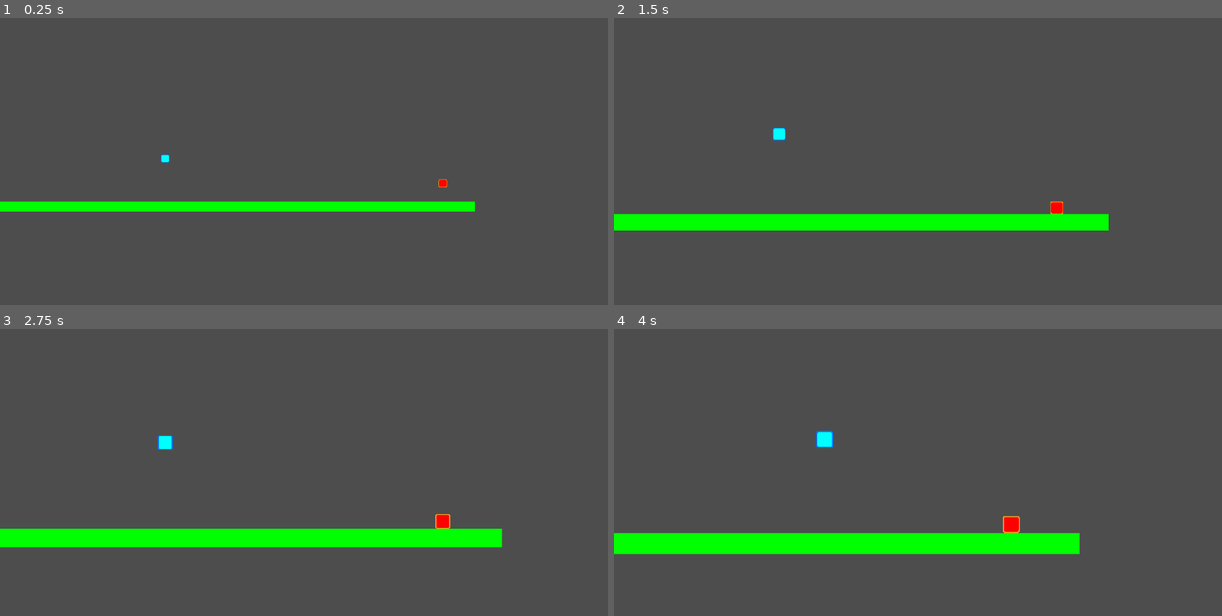
Above: before the commit, frames 1-4 (two rows, left to right).
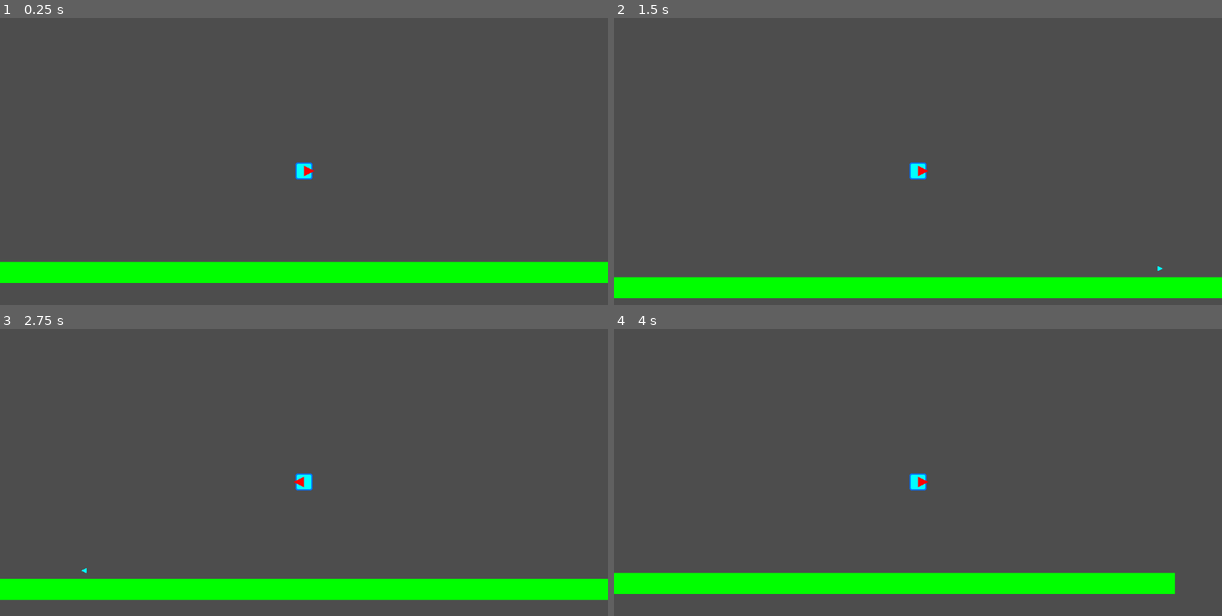
Above: after the commit, the same moments.

Repository: clemetayer/PlatformFighterThing
Game: Godot game, scene res://Scenes/Levels/sandbox.tscn
Two runs of this game, one before a commit and one after it. Both use one fixed random seed, a clock stepped at 60 frames per second and the inputs below. The project has no main scene, so this scene is started directly.
Inputs (mouse positions are in pixels of both pictures, inside the frame that each line leads up to):
- Up to frame 1 (0.25 s): no input
- Up to frame 2 (1.5 s): move the mouse to (1051, 152) at 0.52 s; hold D (right) from 0.53 s (still down); click (1051, 152) at 0.6 s; tap Space (jump) at 0.77, 0.8, 1.07, 1.35 s; move the mouse to (796, 187) at 1.27 s
- Up to frame 3 (2.75 s): tap Space (jump) at 1.52, 1.82, 2.3 s; click (182, 498) at 1.55 s; move the mouse to (364, 406) at 2.02 s; release D (right) at 2.03 s; hold A (left) from 2.03 s (still down); click (364, 406) at 2.1 s
- Up to frame 4 (4 s): move the mouse to (887, 549) at 2.77 s; release A (left) at 2.78 s; hold D (right) from 2.78 s (still down); click (887, 549) at 2.85 s; tap Space (jump) at 3.02, 3.32, 3.6, 3.77 s; move the mouse to (1100, 532) at 3.52 s

The runs differ from the first frame. In frame 1, 11% of the frame differs, in the area x 0-100%, y 47-93%; in frame 2, 13%; in frame 3, 13%, in the area x 0-100%, y 37-95%; in frame 4, 13%.

Commit message:
switched the input controls in an handler

Diff:
--- /dev/null
+++ b/Scenes/ActionHandlers/ActionHandlerInput/action_handler_input.gd
@@ -0,0 +1,31 @@
+extends ActionHandlerBase
+class_name ActionHandlerInput
+# Action handler with inputs (key pressed, etc.)
+
+##### PROCESSING #####
+# Called every frame. 'delta' is the elapsed time since the previous frame. Remove the "_" to use it.
+func _process(_delta):
+	jump = _generic_get_action_state("jump")
+	left = _generic_get_action_state("left")
+	right = _generic_get_action_state("right")
+	up = _generic_get_action_state("up")
+	down = _generic_get_action_state("down")
+	fire = _generic_get_action_state("fire")
+
+##### PROTECTED METHODS #####
+func _generic_get_action_state(input_action : String) -> states:
+	if Input.is_action_just_pressed(input_action):
+		return states.JUST_ACTIVE
+	elif Input.is_action_pressed(input_action):
+		return states.ACTIVE
+	elif Input.is_action_just_released(input_action):
+		return states.JUST_INACTIVE
+	return states.INACTIVE
+
+func _debug_show_states() -> void:
+	DebugInterface.set_debug_text("jump",jump)
+	DebugInterface.set_debug_text("left",left)
+	DebugInterface.set_debug_text("right",right)
+	DebugInterface.set_debug_text("up",up)
+	DebugInterface.set_debug_text("down",down)
+	DebugInterface.set_debug_text("fire",fire)
--- /dev/null
+++ b/Scenes/ActionHandlers/action_handler_base.gd
@@ -0,0 +1,27 @@
+extends Node
+class_name ActionHandlerBase
+# Base class to handle actions
+
+##### ENUMS #####
+enum states {INACTIVE, JUST_ACTIVE, ACTIVE, JUST_INACTIVE}
+
+##### VARIABLES #####
+#---- STANDARD -----
+#==== PUBLIC ====
+var jump := states.INACTIVE
+var left := states.INACTIVE
+var right := states.INACTIVE
+var up := states.INACTIVE
+var down := states.INACTIVE
+var fire := states.INACTIVE
+
+##### PUBLIC METHODS #####
+# convenient method to quickly check if an action is active or not since JUST_ACTIVE has priority over ACTIVE
+static func is_active(action : states) -> bool:
+    return action == states.ACTIVE or action == states.JUST_ACTIVE
+
+static func is_just_active(action: states) -> bool:
+    return action == states.JUST_ACTIVE
+
+static func is_just_inactive(action: states) -> bool:
+    return action == states.JUST_INACTIVE
--- /dev/null
+++ b/Scenes/ActionHandlers/static_action_handler_strategy.gd
@@ -0,0 +1,15 @@
+extends RefCounted
+class_name StaticActionHandlerStrategy
+# static class to choose and return the corresponding handler
+
+##### ENUMS #####
+enum handlers {BASE, INPUT}
+
+##### PUBLIC METHODS #####
+static func get_handler(handler : handlers) -> ActionHandlerBase:
+	match handler:
+		handlers.BASE:
+			return ActionHandlerBase.new()
+		handlers.INPUT:
+			return ActionHandlerInput.new()
+	return ActionHandlerBase.new() # should never go here
--- a/Scenes/CPU/cpu_player.gd
+++ /dev/null
@@ -1,83 +0,0 @@
-extends CharacterBody2D
-# Makes the computer controls the player (TODO : do this in a better way to make the CPU actually control a player)
-
-##### SIGNALS #####
-# Node signals
-
-##### ENUMS #####
-# enumerations
-
-##### VARIABLES #####
-#---- CONSTANTS -----
-const TARGET_SPEED = 500.0 # px/s
-const JUMP_VELOCITY = -600.0
-
-#---- EXPORTS -----
-# export(int) var EXPORT_NAME # Optionnal comment
-
-#---- STANDARD -----
-#==== PUBLIC ====
-# var public_var # Optionnal comment
-
-#==== PRIVATE ====
-var _gravity : float = ProjectSettings.get_setting("physics/2d/default_gravity")
-var _direction := Vector2.ZERO
-
-#==== ONREADY ====
-@onready var FLOOR_ACCELERATION = 50.0 * ProjectSettings.get_setting("physics/common/physics_ticks_per_second") # px/s² # Kind of a constant, that's why it is in all caps
-@onready var AIR_ACCELERATION = 25.0 * ProjectSettings.get_setting("physics/common/physics_ticks_per_second") # px/s² # Kind of a constant, that's why it is in all caps
-
-
-##### PROCESSING #####
-# Called when the object is initialized.
-func _init():
-	pass
-
-# Called when the node enters the scene tree for the first time.
-func _ready():
-	pass
-
-# Called every frame. 'delta' is the elapsed time since the previous frame. Remove the "_" to use it.
-func _process(_delta):
-	pass
-
-func _physics_process(delta):
-	# _handle_inputs()
-
-	# Add the gravity.
-	if not is_on_floor():
-		velocity.y += _gravity * delta
-	else:
-		velocity.y = 0
-
-	# Handle jump.
-	# if Input.is_action_just_pressed("jump") and is_on_floor():
-	# 	velocity.y = JUMP_VELOCITY
-
-	# Get the input direction and handle the movement/deceleration.
-	var acceleration = FLOOR_ACCELERATION if is_on_floor() else AIR_ACCELERATION
-	velocity.x = move_toward(velocity.x, _direction.x * TARGET_SPEED, acceleration * delta)
-	move_and_slide()
-
-##### PUBLIC METHODS #####
-# Methods that are intended to be "visible" to other nodes or scripts
-# func public_method(arg : int) -> void:
-#     pass
-
-##### PROTECTED METHODS #####
-func _handle_inputs() -> void:
-	_handle_direction_inputs()
-
-func _handle_direction_inputs() -> void:
-	_direction = Vector2.ZERO
-	if Input.is_action_pressed("left"):
-		_direction.x -= 1
-	if Input.is_action_pressed("right"):
-		_direction.x += 1
-	if Input.is_action_pressed("up"):
-		_direction.y -= 1
-	if Input.is_action_pressed("down"):
-		_direction.y += 1
-
-##### SIGNAL MANAGEMENT #####
-# Functions that should be triggered when a specific signal is received
--- a/Scenes/CPU/cpu_player.tscn
+++ /dev/null
@@ -1,28 +0,0 @@
-[gd_scene load_steps=5 format=3 uid="uid://8j2jbsatgupl"]
-
-[ext_resource type="Script" path="res://Scenes/CPU/cpu_player.gd" id="1_regu3"]
-[ext_resource type="Texture2D" uid="uid://btcmiq31qee7d" path="res://Scenes/Player/CharacterBody.png" id="2_3uvsc"]
-[ext_resource type="Texture2D" uid="uid://dy0q7mppvj7j1" path="res://Scenes/Player/CharacterOutline.png" id="3_0rout"]
-
-[sub_resource type="RectangleShape2D" id="RectangleShape2D_fylq6"]
-size = Vector2(32, 32)
-
-[node name="CPU" type="CharacterBody2D" groups=["player"]]
-collision_layer = 2
-collision_mask = 5
-script = ExtResource("1_regu3")
-
-[node name="Sprites" type="Node2D" parent="."]
-scale = Vector2(0.125, 0.125)
-
-[node name="Body" type="Sprite2D" parent="Sprites"]
-modulate = Color(1, 0, 0, 1)
-self_modulate = Color(1, 0, 0, 1)
-texture = ExtResource("2_3uvsc")
-
-[node name="Outline" type="Sprite2D" parent="Sprites"]
-modulate = Color(1, 0.619608, 0.133333, 1)
-texture = ExtResource("3_0rout")
-
-[node name="CollisionShape2D" type="CollisionShape2D" parent="."]
-shape = SubResource("RectangleShape2D_fylq6")
--- a/Scenes/Levels/sandbox.tscn
+++ b/Scenes/Levels/sandbox.tscn
@@ -1,19 +1,16 @@
-[gd_scene load_steps=5 format=3 uid="uid://c6n5fe1aeus84"]
+[gd_scene load_steps=4 format=3 uid="uid://c6n5fe1aeus84"]
 
-[ext_resource type="PackedScene" uid="uid://fgxha8wl55pa" path="res://Scenes/Player/player.tscn" id="1_6otmx"]
 [ext_resource type="Script" path="res://Scenes/Camera/camera.gd" id="2_rm84w"]
-[ext_resource type="PackedScene" uid="uid://8j2jbsatgupl" path="res://Scenes/CPU/cpu_player.tscn" id="2_s78v1"]
+[ext_resource type="PackedScene" uid="uid://fgxha8wl55pa" path="res://Scenes/Player/player.tscn" id="2_s78v1"]
 
 [sub_resource type="RectangleShape2D" id="RectangleShape2D_1ev16"]
 size = Vector2(2000, 40)
 
 [node name="Sandbox" type="Node2D"]
 
-[node name="Player" parent="." instance=ExtResource("1_6otmx")]
+[node name="Player" parent="." instance=ExtResource("2_s78v1")]
 position = Vector2(-242, -226)
-
-[node name="CPU" parent="." instance=ExtResource("2_s78v1")]
-position = Vector2(871, -125)
+ACTION_HANDLER = 1
 
 [node name="StaticBody2D" type="StaticBody2D" parent="." groups=["static_obstacle"]]
 collision_mask = 7
@@ -27,4 +24,4 @@
 
 [node name="Camera2D" type="Camera2D" parent="."]
 script = ExtResource("2_rm84w")
-PLAYERS = Array[NodePath]([NodePath("../Player"), NodePath("../CPU")])
+PLAYERS = Array[NodePath]([NodePath("../Player")])
--- a/Scenes/Player/player.gd
+++ b/Scenes/Player/player.gd
@@ -13,7 +13,8 @@
 const JUMP_VELOCITY = -600.0
 
 #---- EXPORTS -----
-# export(int) var EXPORT_NAME # Optionnal comment
+@export var ACTION_HANDLER : StaticActionHandlerStrategy.handlers
+@export var PRIMARY_WEAPON : StaticPrimaryWeaponHandler.weapons
 
 #---- STANDARD -----
 #==== PUBLIC ====
@@ -24,6 +25,10 @@
 var _direction := Vector2.ZERO
 
 #==== ONREADY ====
+@onready var onready_paths := {
+	"action_handler":StaticActionHandlerStrategy.get_handler(ACTION_HANDLER),
+	"primary_weapon":StaticPrimaryWeaponHandler.get_weapon(PRIMARY_WEAPON)
+}
 @onready var FLOOR_ACCELERATION = 50.0 * ProjectSettings.get_setting("physics/common/physics_ticks_per_second") # px/s² # Kind of a constant, that's why it is in all caps
 @onready var AIR_ACCELERATION = 25.0 * ProjectSettings.get_setting("physics/common/physics_ticks_per_second") # px/s² # Kind of a constant, that's why it is in all caps
 
@@ -35,7 +40,8 @@
 
 # Called when the node enters the scene tree for the first time.
 func _ready():
-	pass
+	add_child(onready_paths.action_handler)
+	add_child(onready_paths.primary_weapon)
 
 # Called every frame. 'delta' is the elapsed time since the previous frame. Remove the "_" to use it.
 func _process(_delta):
@@ -51,7 +57,7 @@
 		velocity.y = 0
 
 	# Handle jump.
-	if Input.is_action_just_pressed("jump") and is_on_floor():
+	if ActionHandlerBase.is_just_active(onready_paths.action_handler.jump) and is_on_floor():
 		velocity.y = JUMP_VELOCITY
 
 	# Get the input direction and handle the movement/deceleration.
@@ -67,17 +73,23 @@
 ##### PROTECTED METHODS #####
 func _handle_inputs() -> void:
 	_handle_direction_inputs()
+	_handle_fire()
 
 func _handle_direction_inputs() -> void:
 	_direction = Vector2.ZERO
-	if Input.is_action_pressed("left"):
+	if ActionHandlerBase.is_active(onready_paths.action_handler.left):
 		_direction.x -= 1
-	if Input.is_action_pressed("right"):
+	if ActionHandlerBase.is_active(onready_paths.action_handler.right):
 		_direction.x += 1
-	if Input.is_action_pressed("up"):
+	if ActionHandlerBase.is_active(onready_paths.action_handler.up):
 		_direction.y -= 1
-	if Input.is_action_pressed("down"):
+	if ActionHandlerBase.is_active(onready_paths.action_handler.down):
 		_direction.y += 1
+	onready_paths.primary_weapon.aim(_direction)
+
+func _handle_fire() -> void:
+	if ActionHandlerBase.is_just_active(onready_paths.action_handler.fire):
+		onready_paths.primary_weapon.fire()
 
 ##### SIGNAL MANAGEMENT #####
 # Functions that should be triggered when a specific signal is received
--- a/Scenes/Weapons/Primary/Revolver/revolver.gd
+++ b/Scenes/Weapons/Primary/Revolver/revolver.gd
@@ -1,4 +1,4 @@
-extends Node2D
+extends PrimaryWeaponBase
 # Basic revolver
 
 ##### SIGNALS #####
@@ -9,7 +9,7 @@
 
 ##### VARIABLES #####
 #---- CONSTANTS -----
-const PROJECTILE_SCENE_PATH := "res://Scenes/Weapons/Primary/Projectiles/bullet.tscn"
+const PROJECTILE_SCENE_PATH := "res://Scenes/Weapons/Projectiles/bullet.tscn"
 
 #---- EXPORTS -----
 # export(int) var EXPORT_NAME # Optionnal comment
@@ -40,34 +40,26 @@
 	pass
 
 func _physics_process(_delta):
-	_handle_inputs()
+	pass
 
 ##### PUBLIC METHODS #####
-# Methods that are intended to be "visible" to other nodes or scripts
-# func public_method(arg ):
-#     pass
-
-##### PROTECTED METHODS #####
-func _handle_inputs() -> void:
-	_handle_directions()
-	_handle_fire()
-
-func _handle_directions() -> void:
-	if Input.is_action_pressed("up"):
-		rotation = -PI/2
-	elif Input.is_action_pressed("down"):
-		rotation = PI/2
-	elif Input.is_action_pressed("left"):
-		rotation = PI
-	elif Input.is_action_pressed("right"):
-		rotation = 0
-
-func _handle_fire() -> void:
-	if Input.is_action_just_pressed("fire") and not _on_cooldown:
+func fire() -> void:
+	if not _on_cooldown:
 		_spawn_projectile()
 		_on_cooldown = true
 		onready_paths.shoot_cooldown_timer.start()
 
+func aim(direction : Vector2) -> void:
+	if direction.y == -1:
+		rotation = -PI/2
+	elif direction.y == 1:
+		rotation = PI/2
+	elif direction.x == -1:
+		rotation = PI
+	elif direction.x == 1:
+		rotation = 0
+
+##### PROTECTED METHODS #####
 func _spawn_projectile() -> void:
 	var projectile = load(PROJECTILE_SCENE_PATH).instantiate()
 	projectile.global_position = global_position
--- /dev/null
+++ b/Scenes/Weapons/Primary/primary_weapon_base.gd
@@ -0,0 +1,10 @@
+extends Node2D
+class_name PrimaryWeaponBase
+# Base class for the primary weapon
+
+##### PUBLIC METHODS #####
+func fire() -> void:
+	pass
+
+func aim(direction : Vector2) -> void:
+	pass
--- /dev/null
+++ b/Scenes/Weapons/Primary/static_primary_weapon_handler.gd
@@ -0,0 +1,16 @@
+extends RefCounted
+class_name StaticPrimaryWeaponHandler
+# Handles the choice for the weapons and returns the correct one
+
+##### ENUMS #####
+enum weapons {REVOLVER}
+
+##### VARIABLES #####
+#---- CONSTANTS -----
+const scene_paths := {
+	weapons.REVOLVER: "res://Scenes/Weapons/Primary/Revolver/revolver.tscn"
+}
+
+##### PUBLIC METHODS #####
+static func get_weapon(weapon : weapons) -> PrimaryWeaponBase:
+	return load(scene_paths[weapon]).instantiate()
--- a/Scenes/Weapons/Primary/Projectiles/bullet.tscn
+++ b/Scenes/Weapons/Projectiles/bullet.tscn
@@ -1,6 +1,6 @@
 [gd_scene load_steps=3 format=3 uid="uid://cra571gjijhyj"]
 
-[ext_resource type="Script" path="res://Scenes/Weapons/Primary/Projectiles/bullet.gd" id="1_fo3ga"]
+[ext_resource type="Script" path="res://Scenes/Weapons/Projectiles/bullet.gd" id="1_fo3ga"]
 
 [sub_resource type="RectangleShape2D" id="RectangleShape2D_g77nu"]
 size = Vector2(10, 10)
Renamed: Scenes/Weapons/Primary/Projectiles/bullet.gd -> Scenes/Weapons/Projectiles/bullet.gd
